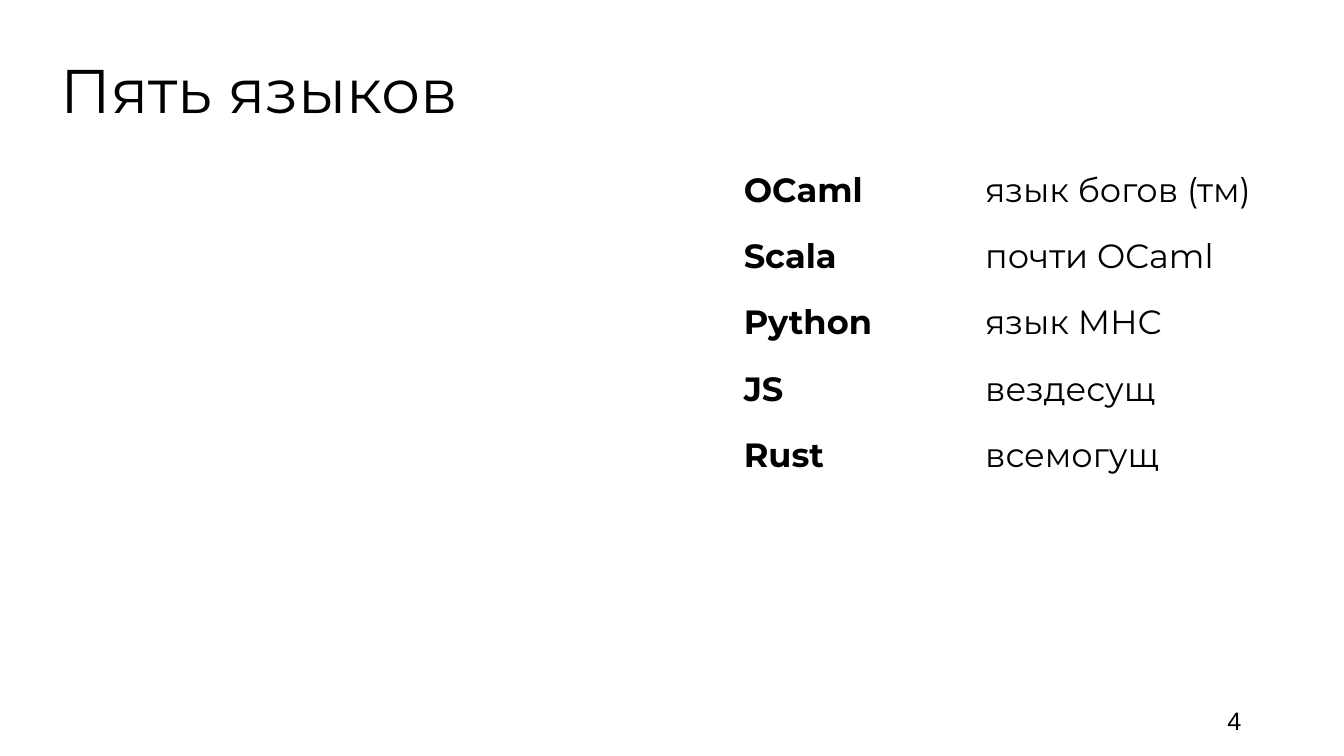
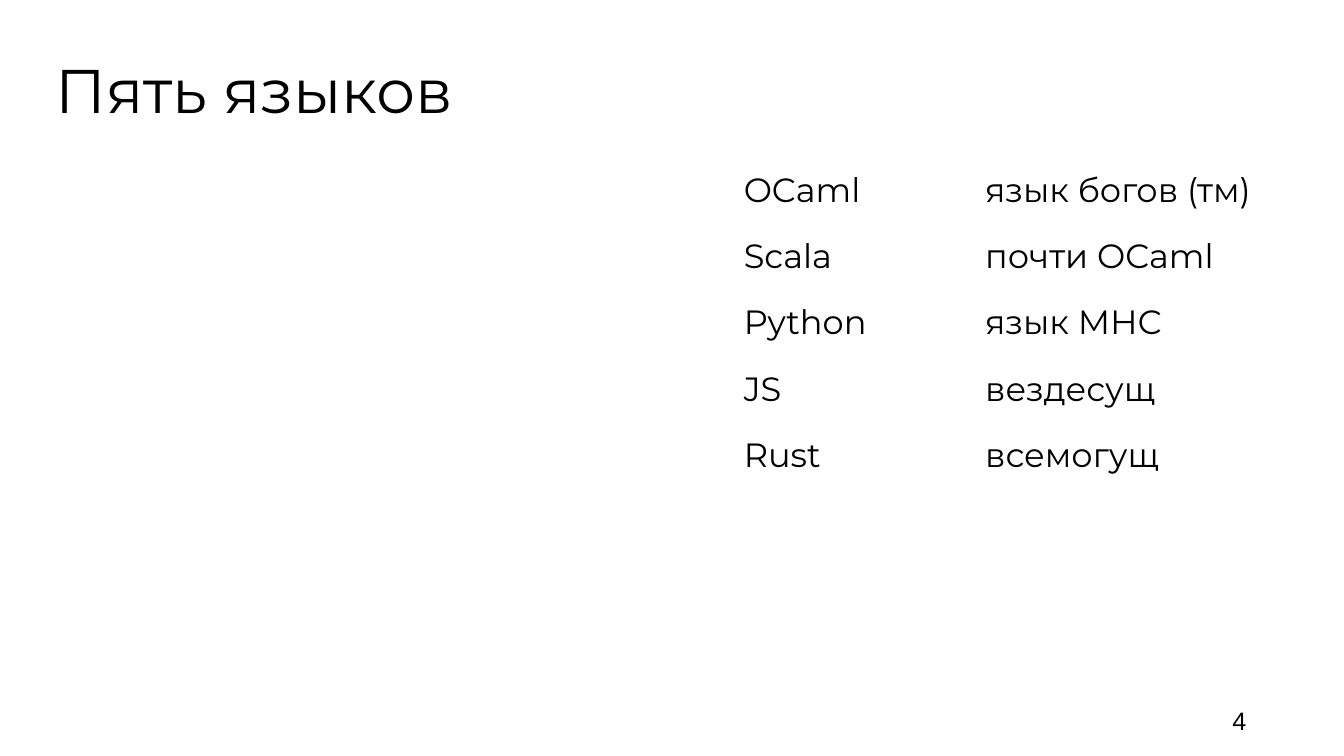
Before and after one commit to argent-smith/presentations, a slide deck: slide 4 of FP_Talk_2026/nastachku/presentation.pptx. Drawn at 1344x756 pixels with LibreOffice and Linux fonts; fonts in the diff are those of the drawing; background and template pictures are left out. Boxes give left, top, right and bottom in pixels: in the first picture for what was removed or moved away, otherwise in the second. Text is boxed around its words. In the diff, an @@ line names an element or a change of style, - is before the commit and + after.

```diff
--- a/FP_Talk_2026/nastachku/presentation.pptx
+++ b/FP_Talk_2026/nastachku/presentation.pptx
@@ title "Пять языков": place and size @@
-title "Пять языков" at <box>61,70,458,114</box>
+title "Пять языков" at <box>56,70,453,114</box>
@@ table at <box>734,159,1268,491</box> @@
@@ bold off in "OCaml", "Scala", "Python", "JS" and 1 more places @@
@@ page number: place and size @@
-page number at <box>1227,712,1241,730</box>
+page number at <box>1232,712,1246,730</box>
```
Also in this commit, not shown: 16 other slides changed, 42 slides added, 34 slides removed, 13 other files.
